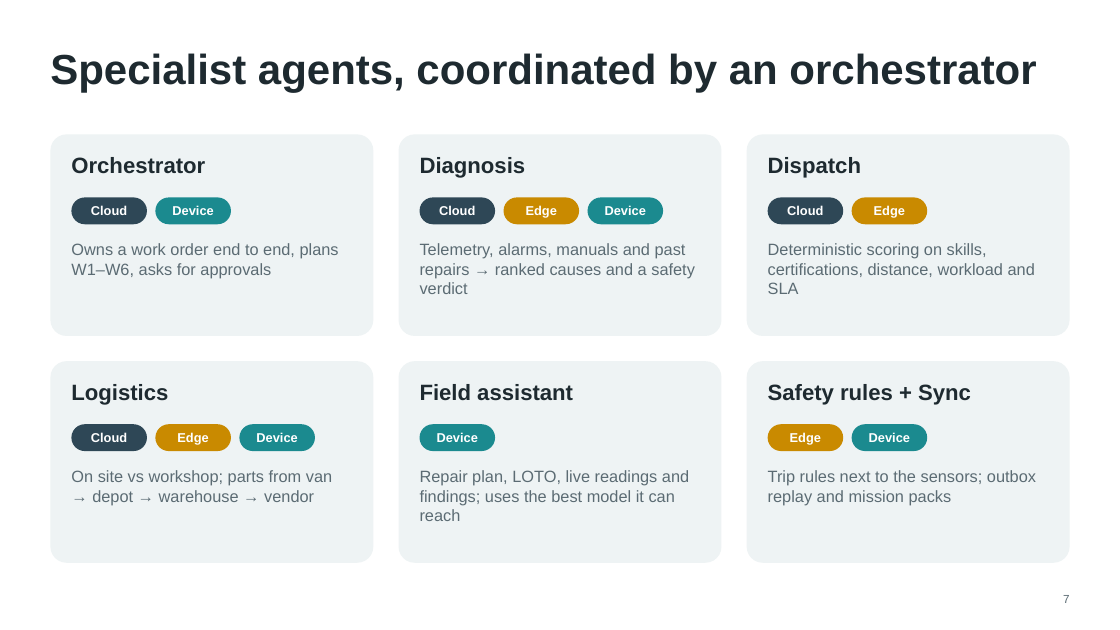
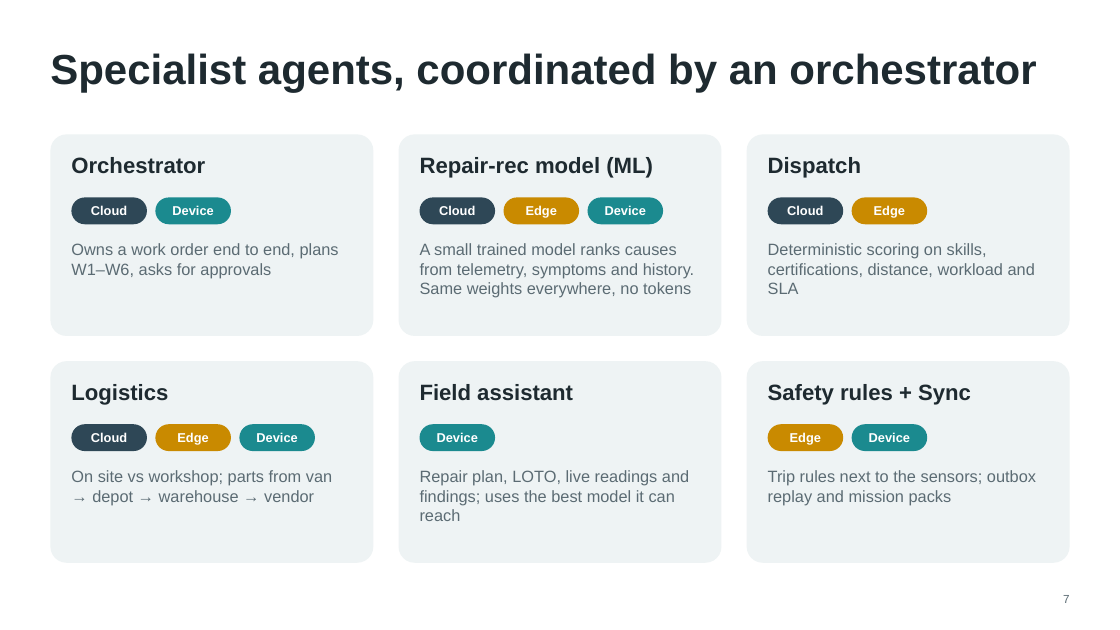
Before and after one commit to chandra50/hybrid-ai-service, a slide deck: slide 7 of docs/hybrid-ai-design.pptx. Drawn at 1120x630 pixels with LibreOffice and Linux fonts; fonts in the diff are those of the drawing. Boxes give left, top, right and bottom in pixels: in the first picture for what was removed or moved away, otherwise in the second. Text is boxed around its words. In the diff, an @@ line names an element or a change of style, - is before the commit and + after.

```diff
--- a/docs/hybrid-ai-design.pptx
+++ b/docs/hybrid-ai-design.pptx
@@ text at <box>420,157,653,178</box>: text changed @@
-Diagnosis
+Repair-rec model (ML)
@@ text at <box>420,243,694,298</box>: text changed @@
-Telemetry, alarms, manuals and past repairs → ranked causes and a safety verdict
+A small trained model ranks causes from telemetry, symptoms and history. Same weights everywhere, no tokens
```
Also in this commit, not shown: 5 other slides changed, 15 other files.
